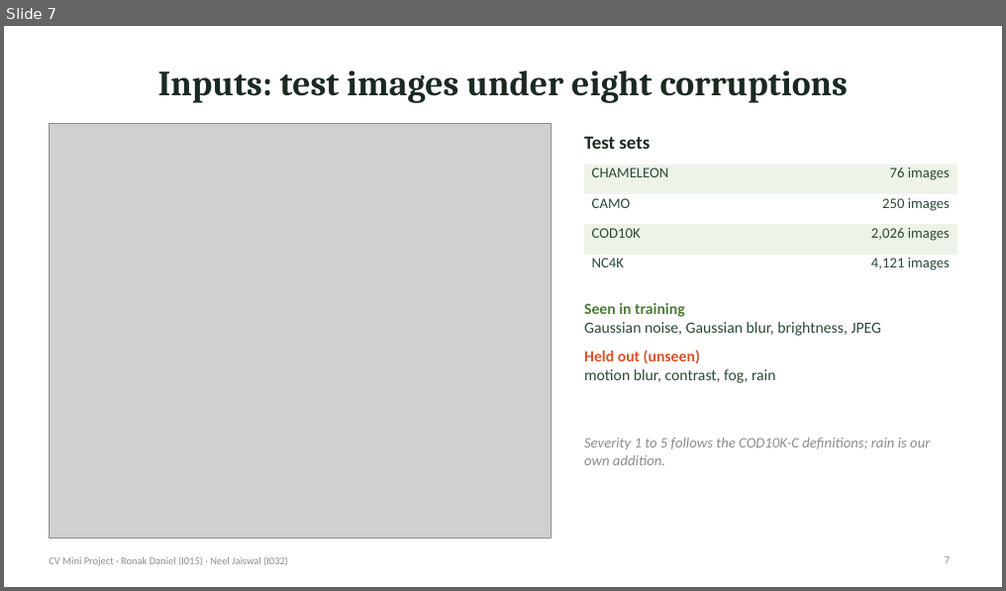
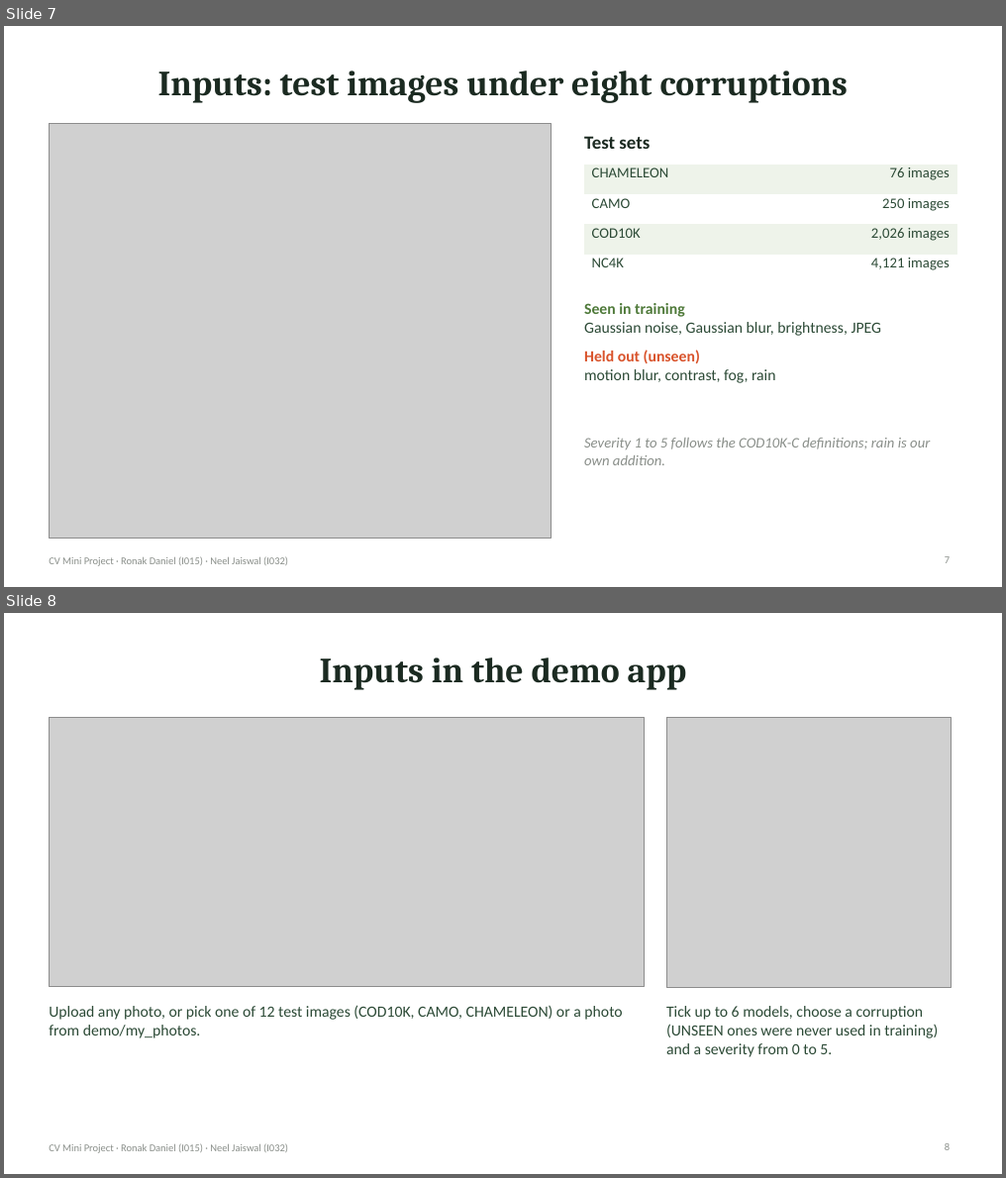
Before and after one commit to Neel-Ronak-Org/VFM-CV, a slide deck: presentation/CV_mini_project_I015_I032.pptx. Shown one above the other, each under a label of ours: slide 7 before the commit, slides 7 and 8 after it. The pictures are 1006x591 and 1006x1178 pixels, drawn with LibreOffice and Linux fonts; fonts in the diff are those of the drawing; grey boxes stand for pictures. Boxes give left, top, right and bottom in pixels: in the first picture for what was removed or moved away, otherwise in the second. Text is boxed around its words. In the diff, an @@ line names an element or a change of style, - is before the commit and + after.

```diff
--- a/presentation/CV_mini_project_I015_I032.pptx
+++ b/presentation/CV_mini_project_I015_I032.pptx
@@ slide 8 added at (x1=4, y1=613, x2=1002, y2=1174), background #FFFFFF; not listed: 1 template element that a slide beside it also shows @@
@@ title added at (x1=320, y1=658, x2=687, y2=690), 34 pt, text #1B2A21, bold @@
+Inputs in the demo app
@@ picture added at (x1=49, y1=718, x2=645, y2=986) @@
@@ picture added at (x1=666, y1=718, x2=951, y2=987) @@
@@ text added at (x1=49, y1=1005, x2=622, y2=1039), 15 pt, text #2C4A36 @@
+Upload any photo, or pick one of 12 test images (COD10K, CAMO, CHAMELEON) or a photo from demo/my_photos.
@@ text added at (x1=666, y1=1006, x2=938, y2=1058), 15 pt, text #2C4A36 @@
+Tick up to 6 models, choose a corruption (UNSEEN ones were never used in training) and a severity from 0 to 5.
@@ page number added at (x1=944, y1=1144, x2=949, y2=1151), 10 pt, text #8A8F8A @@
+8
```
Also in this commit, not shown: 1 slide changed, 3 other slides added, 1 slide removed, 9 other files.
